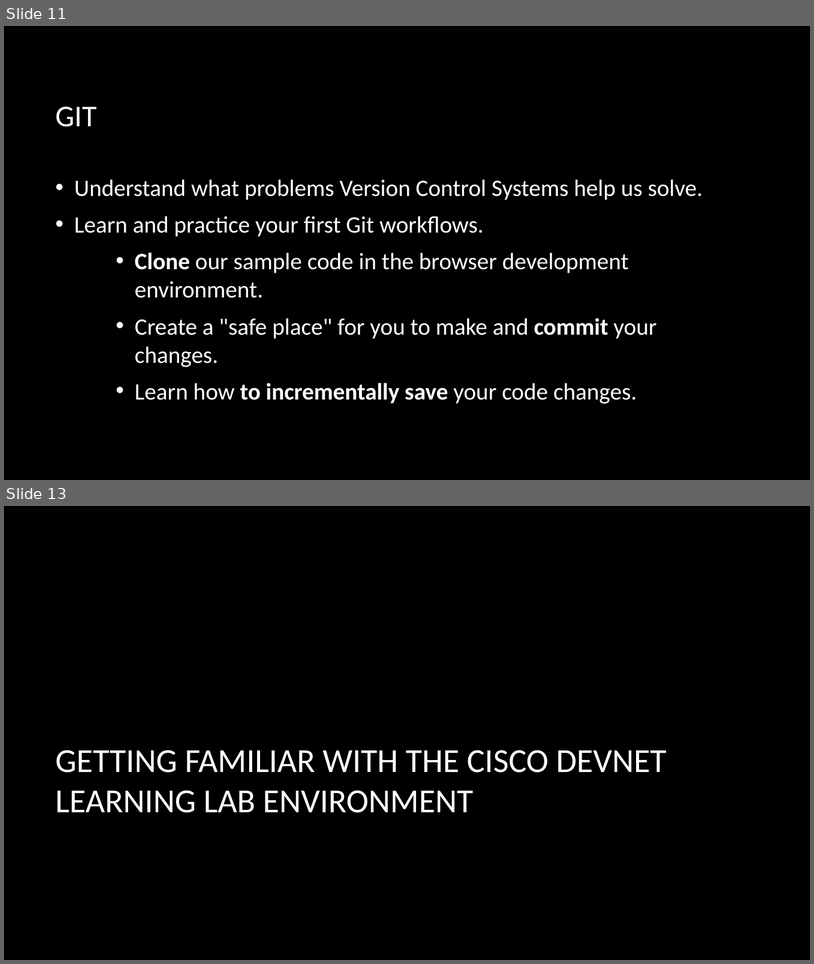
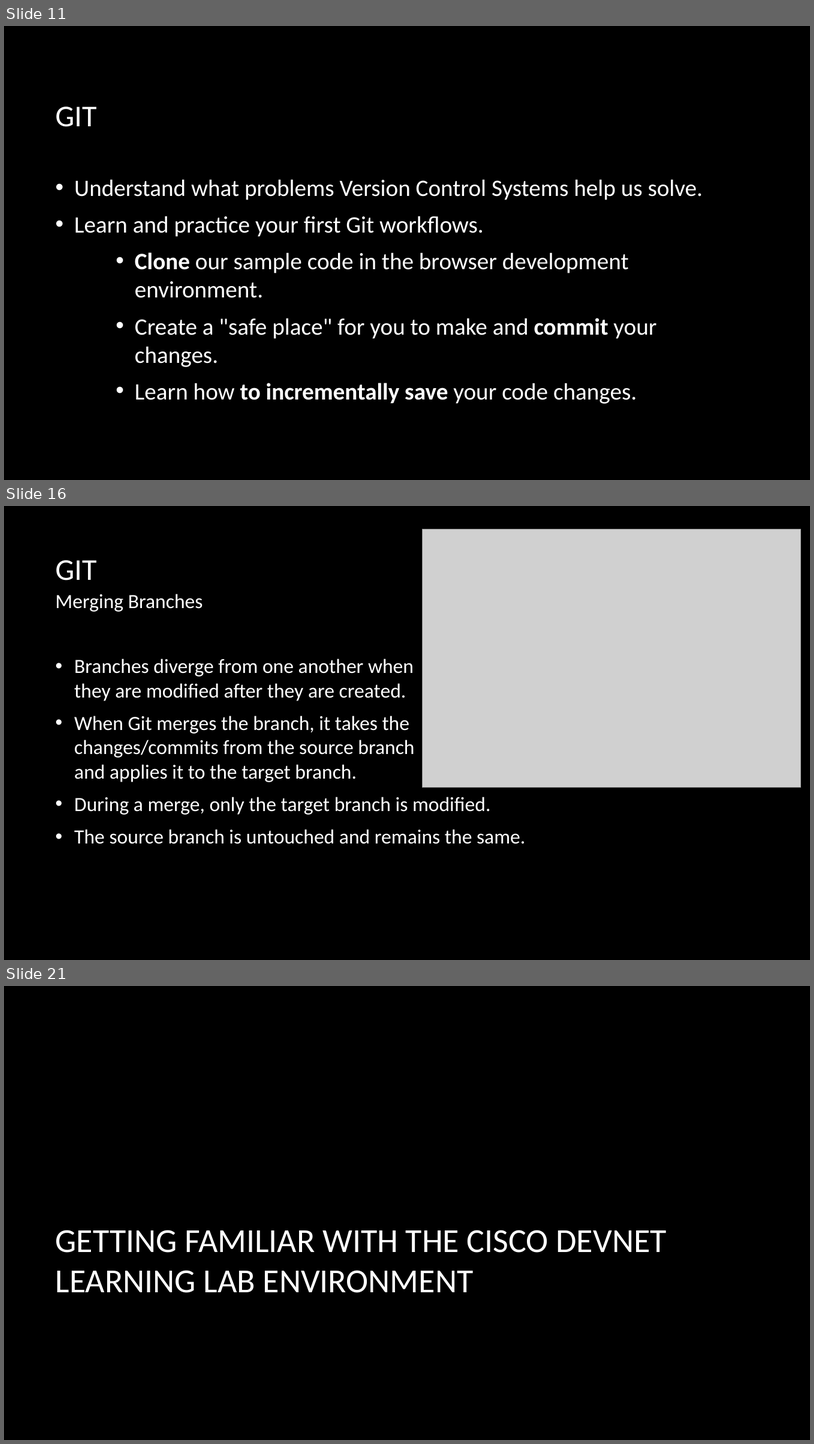
Before and after one commit to CiscoDevNet/WASTC2024-vFDW, a slide deck: 1-Monday/Intro-to-Git/WASTC2024-vFDW-Intro-to-Git.pptx. Shown one above the other, each under a label of ours: slides 11 and 13 before the commit, slides 11, 16 and 21 after it; the slides between them are not shown. The pictures are 814x964 and 814x1444 pixels, drawn with LibreOffice and Linux fonts; fonts in the diff are those of the drawing; grey boxes stand for pictures; background and template pictures are left out. Boxes give left, top, right and bottom in pixels: in the first picture for what was removed or moved away, otherwise in the second. Text is boxed around its words. In the diff, an @@ line names an element or a change of style, - is before the commit and + after.

```diff
--- a/1-Monday/Intro-to-Git/WASTC2024-vFDW-Intro-to-Git.pptx
+++ b/1-Monday/Intro-to-Git/WASTC2024-vFDW-Intro-to-Git.pptx
@@ slide 16 added at <box>4,506,810,960</box>, background picture (left out) @@
@@ picture added at <box>423,529,801,787</box> @@
@@ title added at <box>56,560,97,580</box>, 36 pt, text #FFFFFF @@
+GIT
@@ text added at <box>74,658,525,844</box>, 24 pt, text #FFFFFF @@
+Merging Branches
+• Branches diverge from one another when
+  they are modified after they are created.
+• When Git merges the branch, it takes the
+  changes/commits from the source branch
+  and applies it to the target branch.
+• During a merge, only the target branch is modified.
+• The source branch is untouched and remains the same.
@@ what was slide 13 is now slide 21 @@
```
Also in this commit, not shown: 1 slide changed, 8 other slides added, 1 slide removed.
